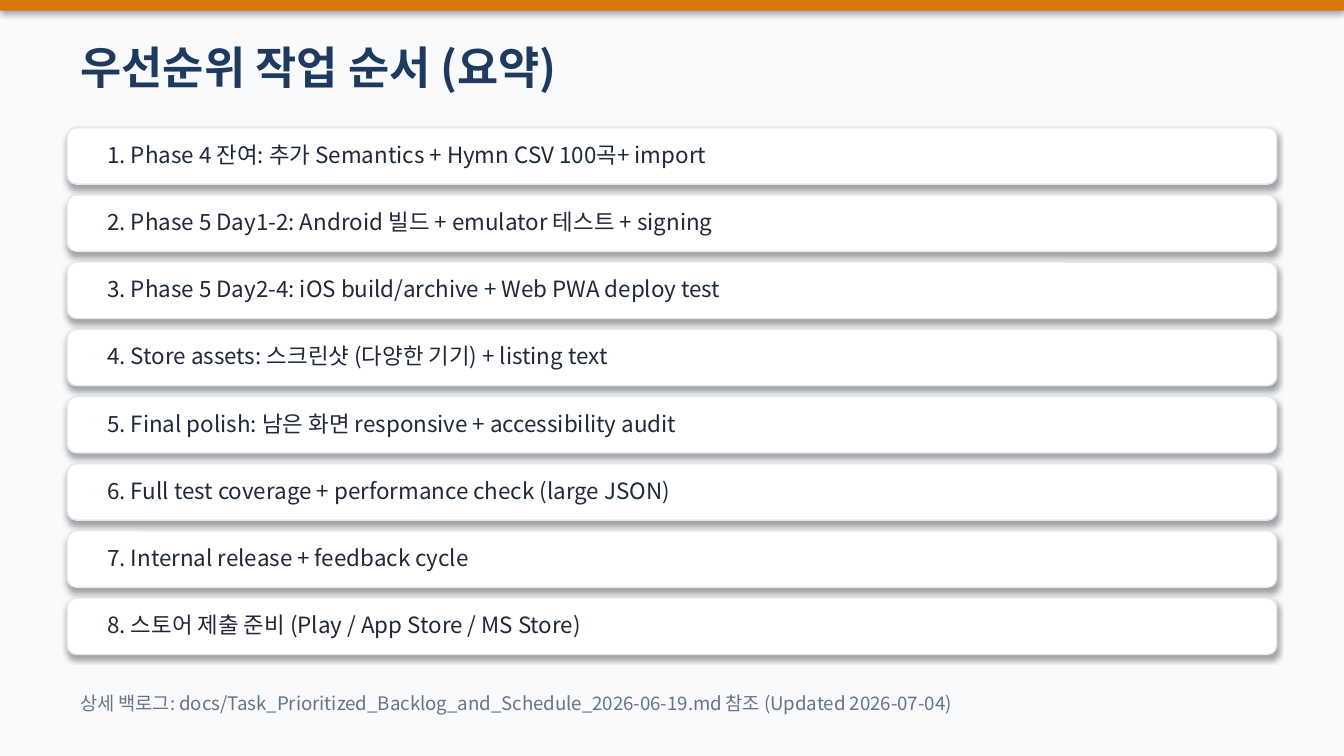
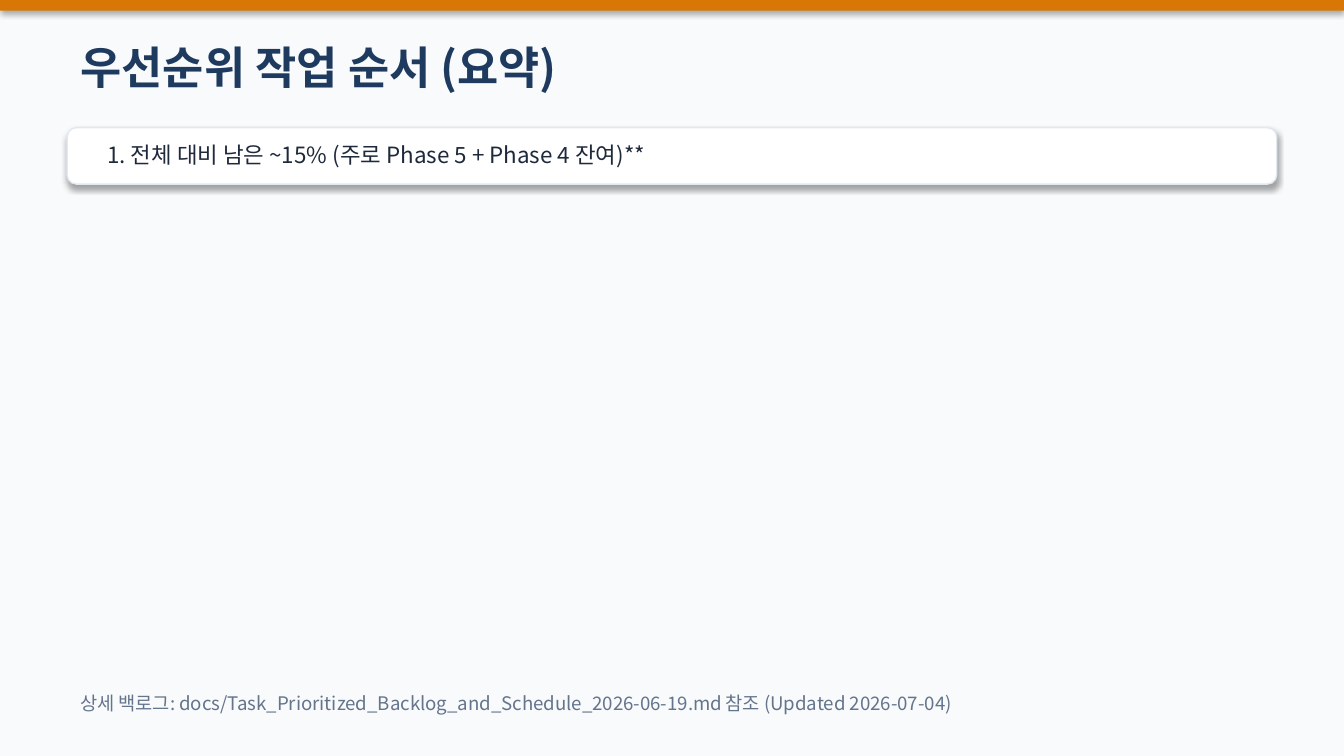
Before and after one commit to bcspl/korean-bible-app, a slide deck: slide 10 of docs/roadmap-pptx/Korean_Bible_App_Roadmap_및_작업제안_2026-07-04.pptx. Drawn at 1344x756 pixels with LibreOffice and Linux fonts; fonts in the diff are those of the drawing. Boxes give left, top, right and bottom in pixels: in the first picture for what was removed or moved away, otherwise in the second. Text is boxed around its words. In the diff, an @@ line names an element or a change of style, - is before the commit and + after.

```diff
--- a/docs/roadmap-pptx/Korean_Bible_App_Roadmap_및_작업제안_2026-07-04.pptx
+++ b/docs/roadmap-pptx/Korean_Bible_App_Roadmap_및_작업제안_2026-07-04.pptx
@@ text at box(107, 144, 645, 168): text changed @@
-1. Phase 4 잔여: 추가 Semantics + Hymn CSV 100곡+ import
+1. 전체 대비 남은 ~15% (주로 Phase 5 + Phase 4 잔여)**
@@ rounded rectangle removed at box(67, 195, 1277, 251) @@
@@ text removed at box(107, 211, 712, 236) @@
-2. Phase 5 Day1-2: Android 빌드 + emulator 테스트 + signing
@@ rounded rectangle removed at box(67, 262, 1277, 319) @@
@@ text removed at box(107, 279, 720, 302) @@
-3. Phase 5 Day2-4: iOS build/archive + Web PWA deploy test
@@ rounded rectangle removed at box(67, 329, 1277, 386) @@
@@ text removed at box(107, 345, 607, 370) @@
-4. Store assets: 스크린샷 (다양한 기기) + listing text
@@ rounded rectangle removed at box(67, 396, 1277, 453) @@
@@ text removed at box(107, 413, 677, 437) @@
-5. Final polish: 남은 화면 responsive + accessibility audit
@@ rounded rectangle removed at box(67, 464, 1277, 520) @@
@@ text removed at box(107, 481, 670, 504) @@
-6. Full test coverage + performance check (large JSON)
@@ rounded rectangle removed at box(67, 531, 1277, 587) @@
@@ text removed at box(107, 548, 468, 571) @@
-7. Internal release + feedback cycle
@@ rounded rectangle removed at box(67, 598, 1277, 655) @@
@@ text removed at box(107, 614, 581, 638) @@
-8. 스토어 제출 준비 (Play / App Store / MS Store)
```
Also in this commit, not shown: 4 other slides changed, 1 other file.
